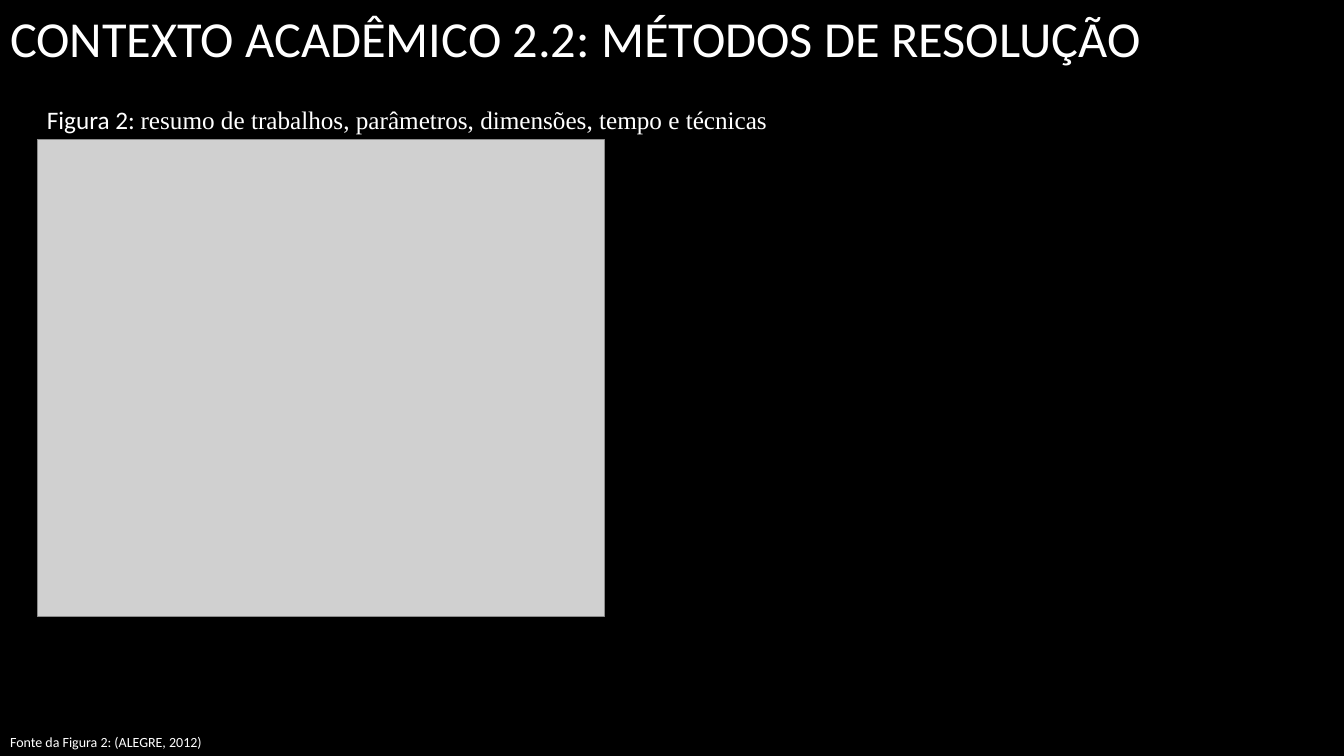
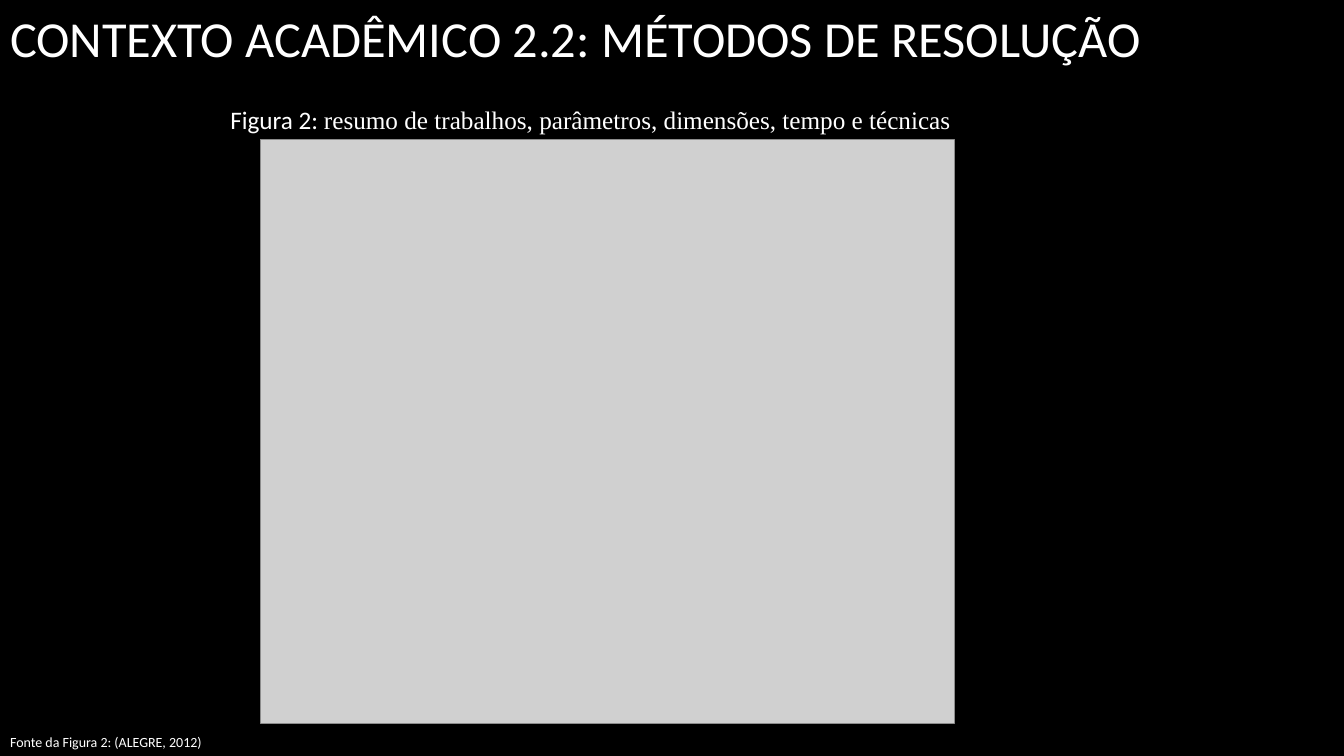
Before and after one commit to UENF-Organizacao-de-Disciplinas/INF01131-Monografia, a slide deck: slide 8 of Files/Apresentações/Apresentação Final.pptx (slide 12 before the commit). Drawn at 1344x756 pixels with LibreOffice and Linux fonts; fonts in the diff are those of the drawing; grey boxes stand for pictures; background and template pictures are left out. Boxes give left, top, right and bottom in pixels: in the first picture for what was removed or moved away, otherwise in the second. Text is boxed around its words. In the diff, an @@ line names an element or a change of style, - is before the commit and + after.

```diff
--- a/Files/Apresentações/Apresentação Final.pptx
+++ b/Files/Apresentações/Apresentação Final.pptx
@@ text "Figura 2: resumo de trabalhos, ...": place and size @@
-text "Figura 2: resumo de trabalhos, ..." at box(47, 111, 767, 135)
+text "Figura 2: resumo de trabalhos, ..." at box(230, 111, 950, 135)
@@ picture: place and size @@
-picture at box(37, 140, 605, 617)
+picture at box(260, 140, 955, 724)
```
Also in this commit, not shown: 8 other slides changed, 6 slides added, 4 slides removed.
